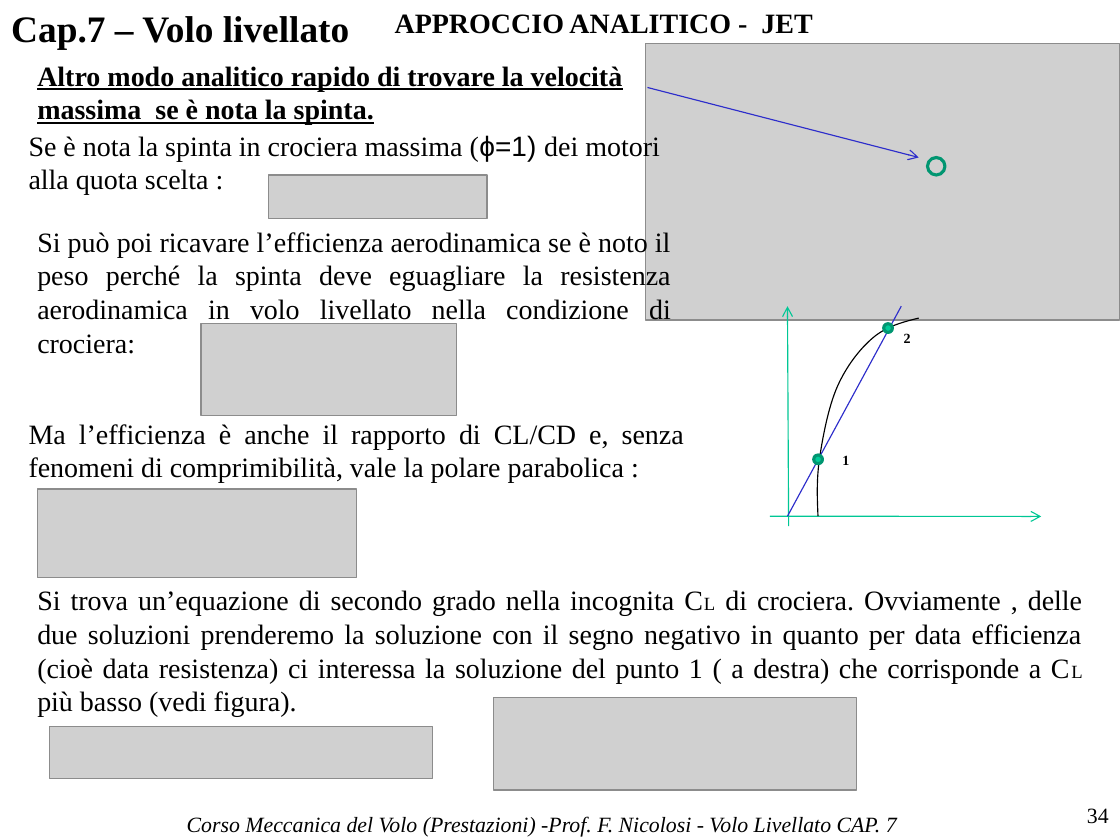
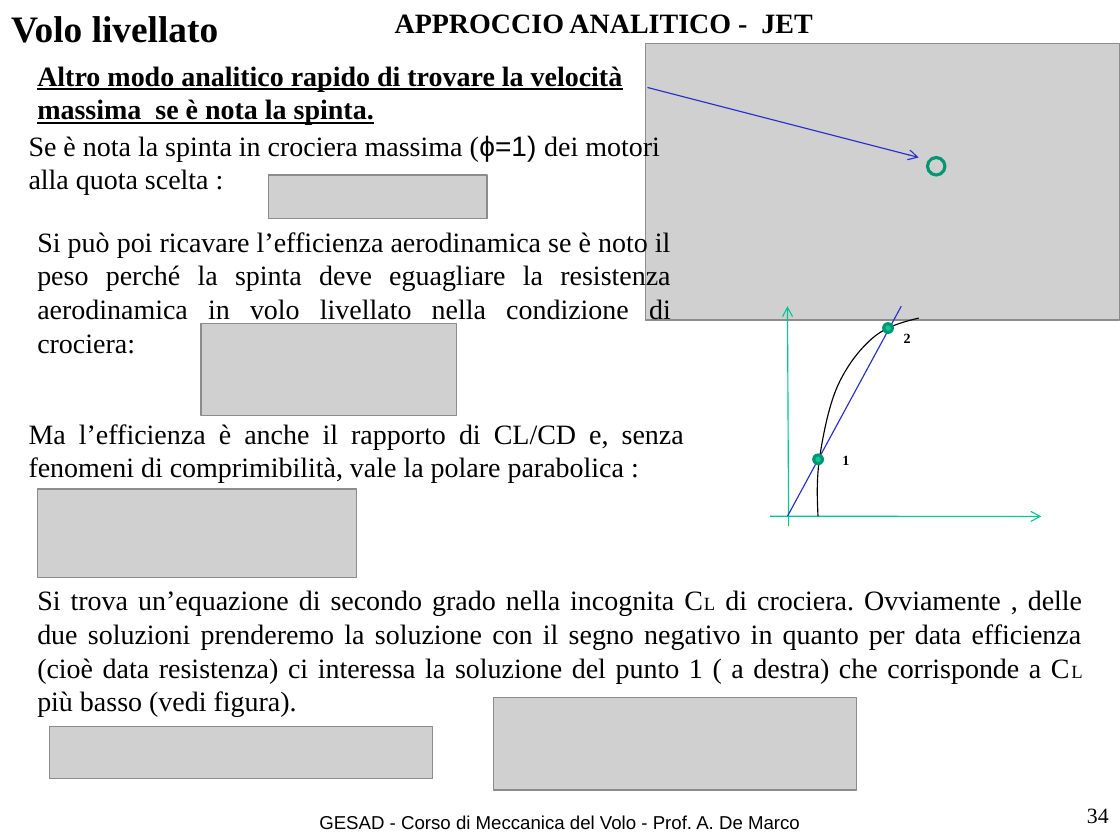
Before and after one commit to agodemar/FlightMechanics4Pilots, a slide deck: slide 34 of docs/assets/Volo_Livellato.pptx. Drawn at 1120x840 pixels with LibreOffice and Linux fonts; fonts in the diff are those of the drawing; grey boxes stand for pictures. Boxes give left, top, right and bottom in pixels: in the first picture for what was removed or moved away, otherwise in the second. Text is boxed around its words. In the diff, an @@ line names an element or a change of style, - is before the commit and + after.

```diff
--- a/docs/assets/Volo_Livellato.pptx
+++ b/docs/assets/Volo_Livellato.pptx
@@ title at bbox=[11, 16, 218, 43]: text changed @@
-Cap.7 – Volo livellato
+Volo livellato
@@ text at bbox=[319, 815, 800, 830]: text changed; size 14 to 12 pt; font Times New Roman to Arial; italic off @@
-Corso Meccanica del Volo (Prestazioni) -Prof. F. Nicolosi - Volo Livellato CAP. 7
+GESAD - Corso di Meccanica del Volo - Prof. A. De Marco
```
Also in this commit, not shown: 58 other slides changed, 1 slide added, 1 slide removed, 1 other file.
